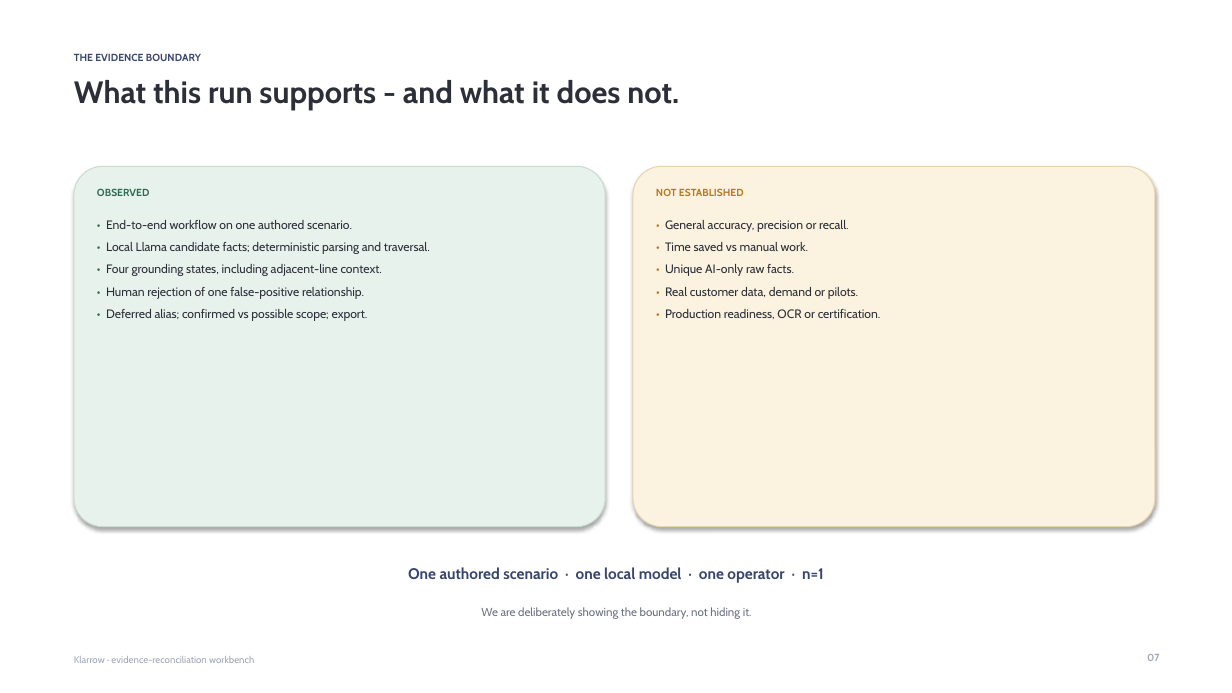
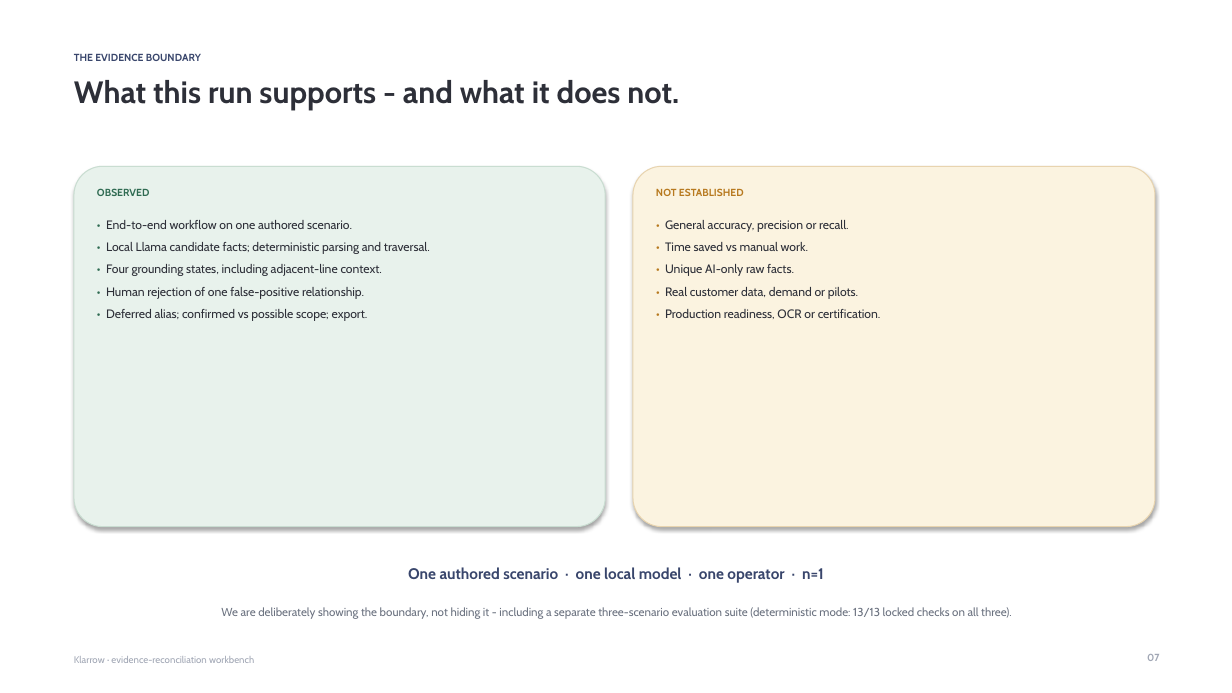
Before and after one commit to Just4Skii/Klarrow, a slide deck: slide 7 of submission/final-2026-10-18/Klarrow_Pitch_Deck.pptx. Drawn at 1232x693 pixels with LibreOffice and Linux fonts; fonts in the diff are those of the drawing. Boxes give left, top, right and bottom in pixels: in the first picture for what was removed or moved away, otherwise in the second. Text is boxed around its words. In the diff, an @@ line names an element or a change of style, - is before the commit and + after.

Commit message:
feat: final Pitchathon submission gate — evaluation suite, pilot docs, deck/one-pager updates, verification

```diff
--- a/submission/final-2026-10-18/Klarrow_Pitch_Deck.pptx
+++ b/submission/final-2026-10-18/Klarrow_Pitch_Deck.pptx
@@ text at [221, 607, 1012, 619]: text changed @@
-We are deliberately showing the boundary, not hiding it.
+We are deliberately showing the boundary, not hiding it - including a separate three-scenario evaluation suite (deterministic mode: 13/13 locked checks on all three).
```
Also in this commit, not shown: 59 other files.
